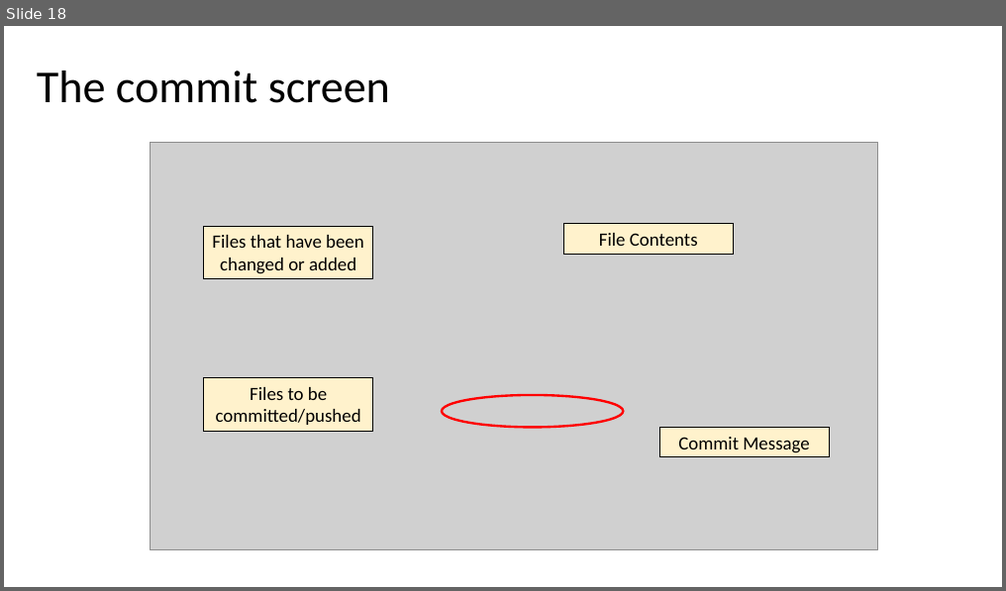
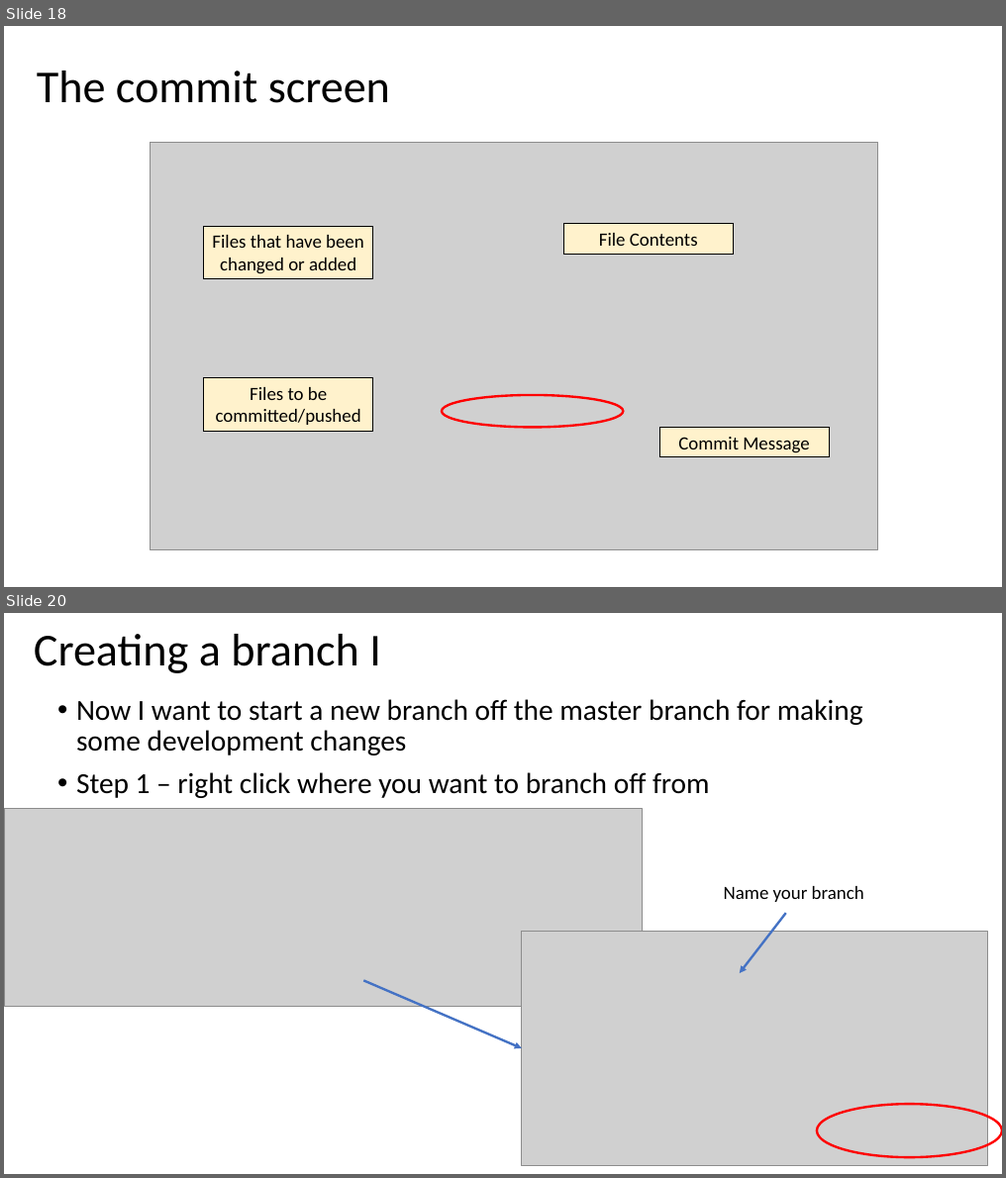
Before and after one commit to maxxb77/EBGN632_2019, a slide deck: ClassSlides/Course2.pptx. Shown one above the other, each under a label of ours: slide 18 before the commit, slides 18 and 20 after it; the slides between them are not shown. The pictures are 1006x591 and 1006x1178 pixels, drawn with LibreOffice and Linux fonts; fonts in the diff are those of the drawing; grey boxes stand for pictures. Boxes give left, top, right and bottom in pixels: in the first picture for what was removed or moved away, otherwise in the second. Text is boxed around its words. In the diff, an @@ line names an element or a change of style, - is before the commit and + after.

```diff
--- a/ClassSlides/Course2.pptx
+++ b/ClassSlides/Course2.pptx
@@ slide 20 added at bbox=[4, 613, 1002, 1174], background #FFFFFF @@
@@ title added at bbox=[34, 634, 381, 673], 44 pt, text #000000 @@
+Creating a branch I
@@ text added at bbox=[76, 699, 863, 798], 28 pt, text #000000 @@
+• Now I want to start a new branch off the master branch for making some development changes
+• Step 1 – right click where you want to branch off from
@@ picture added at bbox=[5, 808, 642, 1007] @@
@@ text added at bbox=[724, 886, 864, 902], 18 pt, text #000000 @@
+Name your branch
@@ picture added at bbox=[522, 932, 988, 1165] @@
@@ arrow added from (786, 913) to (740, 973), #4472C4 2.25 pt @@
@@ arrow added from (364, 980) to (522, 1049), #4472C4 2.25 pt @@
@@ ellipse added at bbox=[817, 1104, 1002, 1157], outline #FF0000 2.25 pt @@
```
Also in this commit, not shown: 1 slide changed, 6 other slides added.
